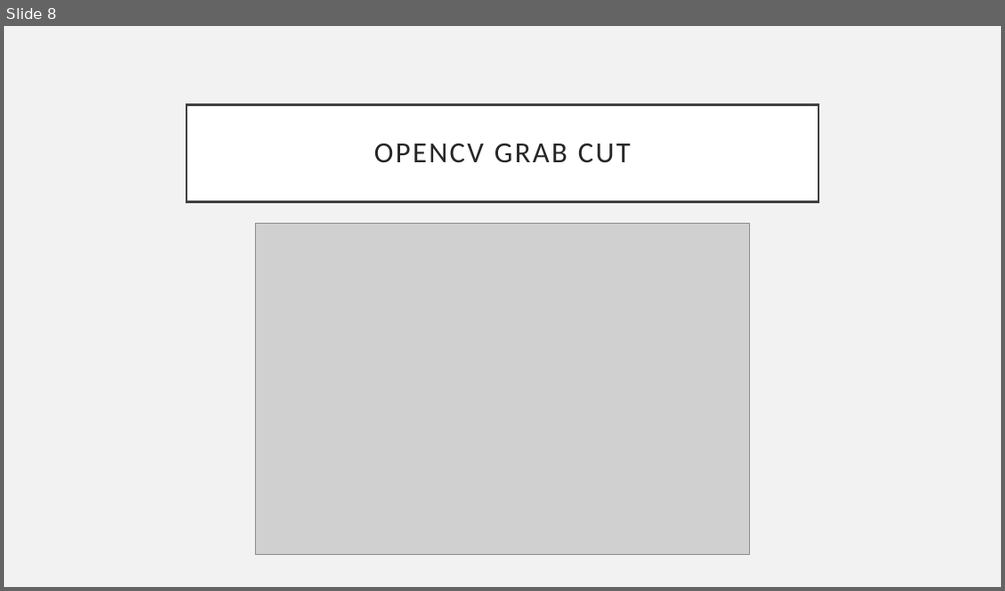
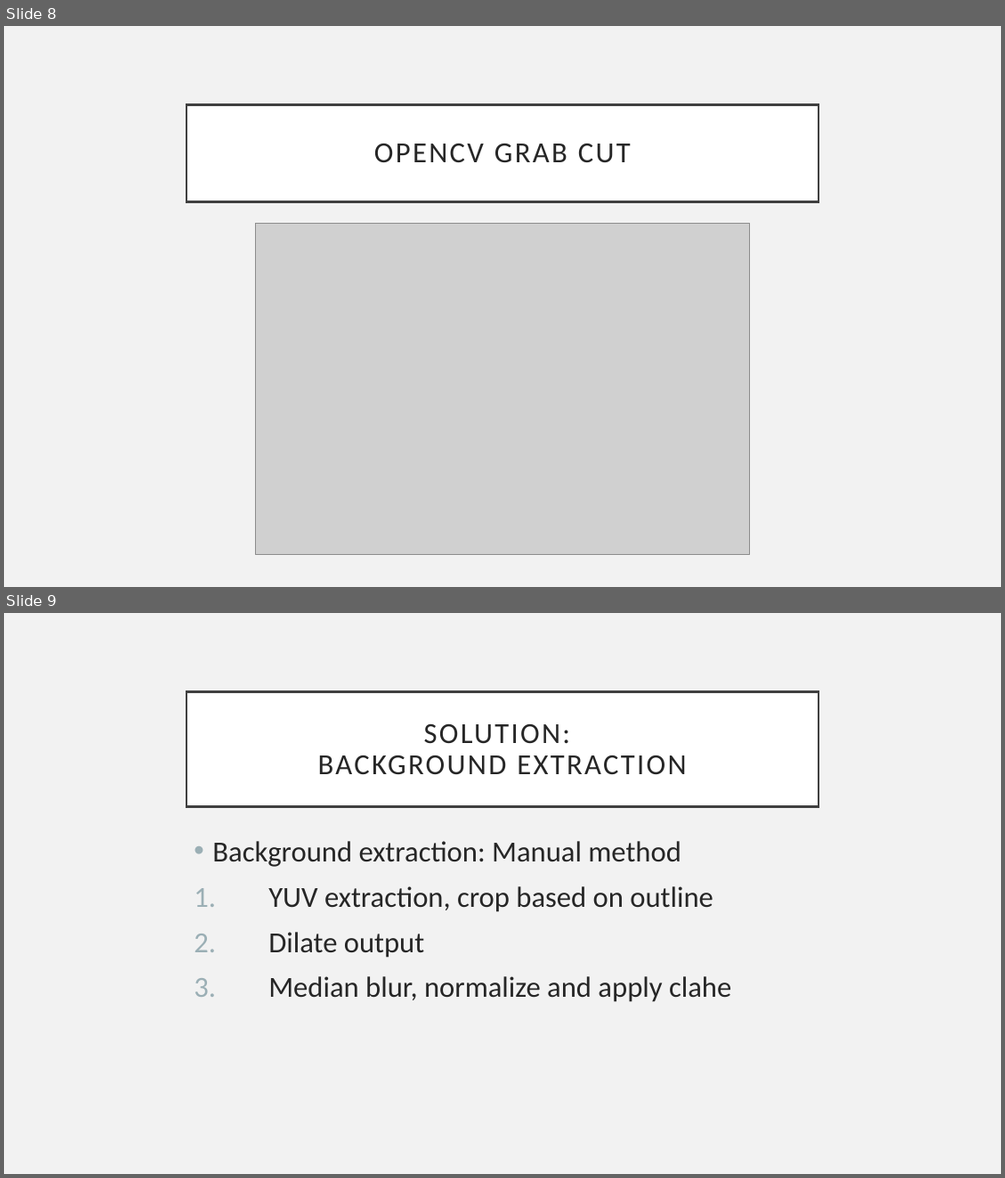
Before and after one commit to Abdul-Ismail/Image-Comparison, a slide deck: Presentation/Presentation.pptx. Shown one above the other, each under a label of ours: slide 8 before the commit, slides 8 and 9 after it. The pictures are 1005x591 and 1005x1178 pixels, drawn with LibreOffice and Linux fonts; fonts in the diff are those of the drawing; grey boxes stand for pictures. Boxes give left, top, right and bottom in pixels: in the first picture for what was removed or moved away, otherwise in the second. Text is boxed around its words. In the diff, an @@ line names an element or a change of style, - is before the commit and + after.

```diff
--- a/Presentation/Presentation.pptx
+++ b/Presentation/Presentation.pptx
@@ slide 9 added at (x1=4, y1=613, x2=1001, y2=1174), background #F2F2F2 @@
@@ title added at (x1=186, y1=691, x2=818, y2=807), fill #FFFFFF, outline #404040 2.5 pt, 28 pt, text #262626 @@
+SOLUTION:
+BACKGROUND EXTRACTION
@@ text added at (x1=212, y1=841, x2=731, y2=1002), 28 pt, text #262626 @@
+• Background extraction: Manual method
+1. YUV extraction, crop based on outline
+2. Dilate output
+3. Median blur, normalize and apply clahe
```
Also in this commit, not shown: 1 slide changed, 1 other slide added, 1 slide removed.
